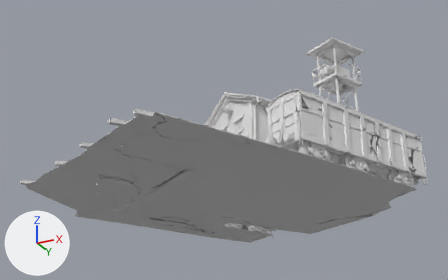
The glTF model maps/depot-coll.glb: old version first, new version second.
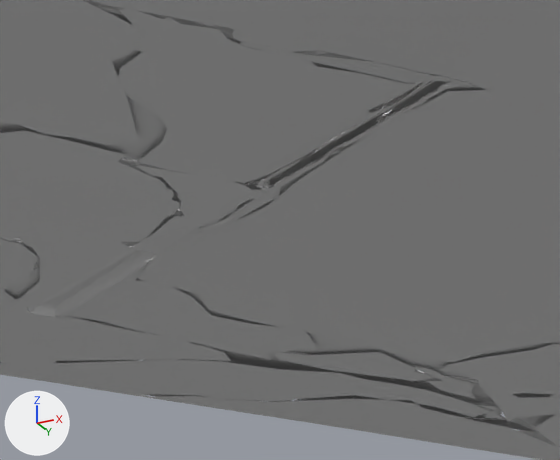
The first picture shows the older version from a camera (50 mm lens) standing at (0.68, -1.485, -0.463) and looking at (-0.019, -0.087, 0.166). The close-ups show the older and then the newer version on the part from 24% to 47% of the width and 55% to 84% of the height of that picture. Only the edits that show in the close-ups are written down. Lighting does not change. The marker at lower left points along +X, +Y and +Z. Where no turn or scale is listed for an object, it has been applied to the vertices.

In view in the first close-up: 'geometry_0'.
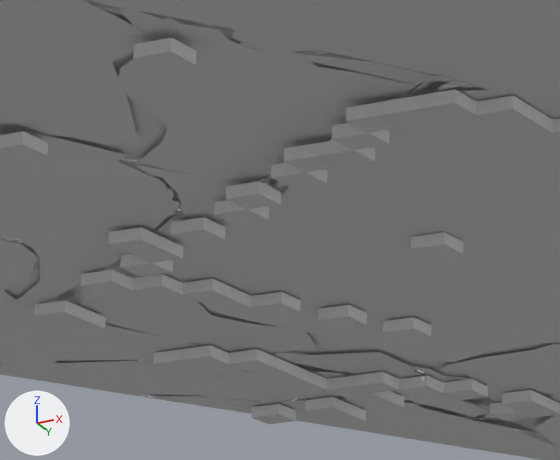
Edits to the scene script, one JSON object a line:
```json
{"op": "add", "block": "me_pitfill", "code": ["me_pitfill = bpy.data.meshes.new('pitfill')", "me_pitfill.from_pydata(...)  # 712 vertices, 1068 faces; spans x -0.377..0.377, y -0.403..0.403, z -0.003..0.003"]}
{"op": "add", "block": "ob_pitfill", "code": ["ob_pitfill = bpy.data.objects.new('pitfill', me_pitfill)", "ob_pitfill.location = (0.0314, -0.0273, -0.0034)"]}
```

Where the change shows, as pixel boxes (x1, y1, x2, y2) in the close-ups (560 x 460 px):
```json
{"object": "pitfill", "change": "added", "after": [0, 38, 560, 424]}
```
